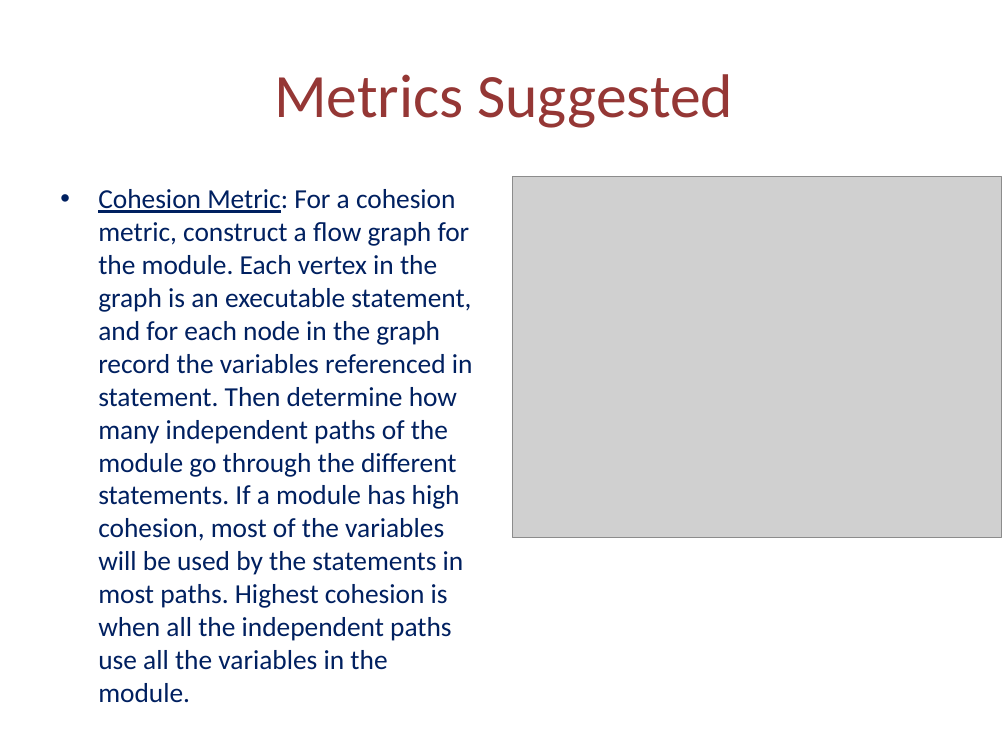
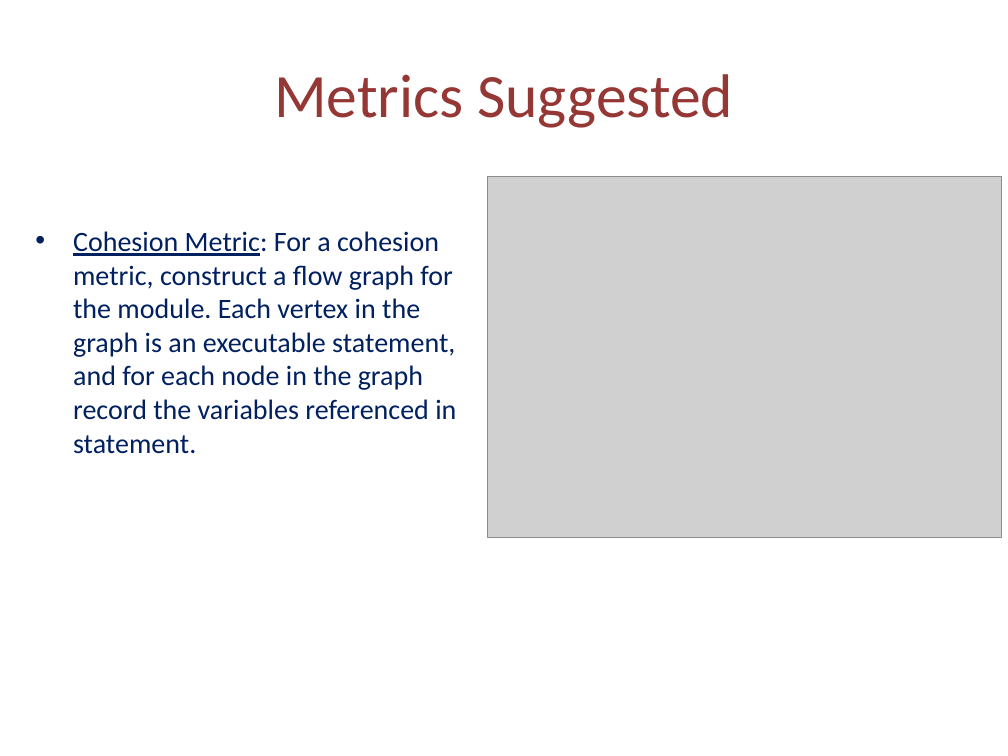
Before and after one commit to shahdk/SchoolBud, a slide deck: slide 10 of Documents/DomainTrackPPT.pptx. Drawn at 1008x756 pixels with LibreOffice and Linux fonts; fonts in the diff are those of the drawing; grey boxes stand for pictures. Boxes give left, top, right and bottom in pixels: in the first picture for what was removed or moved away, otherwise in the second. Text is boxed around its words. In the diff, an @@ line names an element or a change of style, - is before the commit and + after.

```diff
--- a/Documents/DomainTrackPPT.pptx
+++ b/Documents/DomainTrackPPT.pptx
@@ picture: place and size @@
-picture at box(512, 176, 1001, 537)
+picture at box(487, 176, 1001, 537)
@@ text at box(73, 231, 456, 454): text changed; size 19.6 to 20 pt @@
-• Cohesion Metric: For a cohesion metric, construct a flow graph for the module. Each vertex in the graph is an executable statement, and for each node in the graph record the variables referenced in statement. Then determine how many independent paths of the module go through the different statements. If a module has high cohesion, most of the variables will be used by the statements in most paths. Highest cohesion is when all the independent paths use all the variables in the module.
+• Cohesion Metric: For a cohesion metric, construct a flow graph for the module. Each vertex in the graph is an executable statement, and for each node in the graph record the variables referenced in statement.
```
Also in this commit, not shown: 8 other slides changed.
